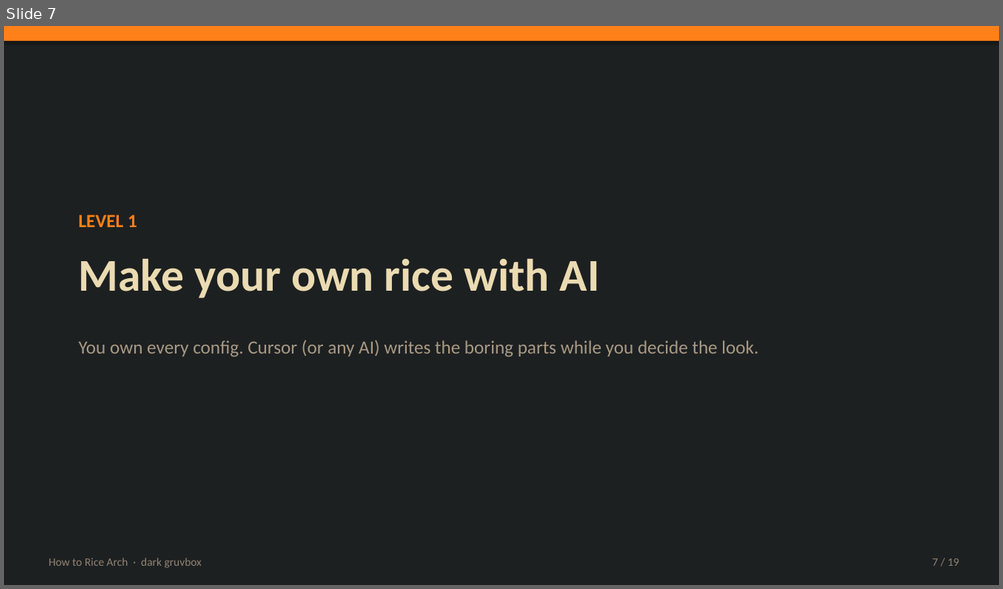
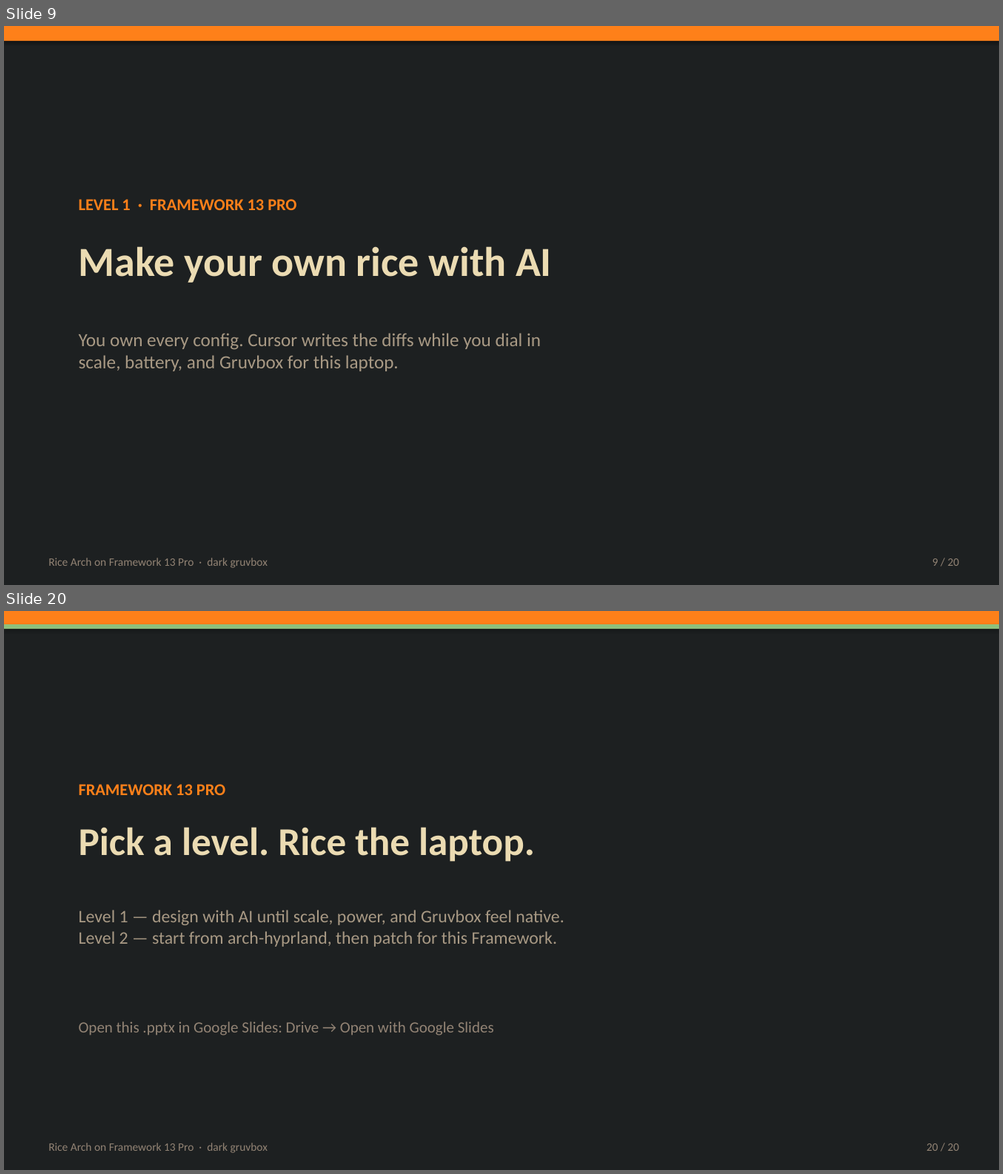
Before and after one commit to WaffleStudioGit/PCPhone, a slide deck: download/How-to-Rice-Arch.pptx. Shown one above the other, each under a label of ours: slide 7 before the commit, slides 9 and 20 after it; the slides between them are not shown. The pictures are 1003x589 and 1003x1174 pixels, drawn with LibreOffice and Linux fonts; fonts in the diff are those of the drawing. Boxes give left, top, right and bottom in pixels: in the first picture for what was removed or moved away, otherwise in the second. Text is boxed around its words. In the diff, an @@ line names an element or a change of style, - is before the commit and + after.

```diff
--- a/download/How-to-Rice-Arch.pptx
+++ b/download/How-to-Rice-Arch.pptx
@@ slide 20 added at [4,611,999,1170], background #1D2021 @@
@@ rectangle added at [4,611,999,624], fill #FE8019 @@
@@ rectangle added at [4,624,999,629], fill #8EC07C @@
@@ text added at [79,784,225,795], 16 pt, text #FE8019, bold @@
+FRAMEWORK 13 PRO
@@ text added at [79,827,535,862], 38 pt, text #EBDBB2, bold @@
+Pick a level. Rice the laptop.
@@ text added at [79,910,563,947], 17 pt, text #A89984 @@
+Level 1 — design with AI until scale, power, and Gruvbox feel native.
+Level 2 — start from arch-hyprland, then patch for this Framework.
@@ text added at [79,1022,494,1036], 15 pt, text #928374 @@
+Open this .pptx in Google Slides: Drive → Open with Google Slides
@@ text added at [48,1143,267,1153], 11 pt, text #928374 @@
+Rice Arch on Framework 13 Pro · dark gruvbox
@@ text added at [926,1144,959,1151], 11 pt, text #928374 @@
+20 / 20
@@ what was slide 7 is now slide 9 @@
@@ slide 9 changed as well @@
@@ text at [79,199,296,210]: text changed; size 18 to 16 pt @@
-LEVEL 1
+LEVEL 1 · FRAMEWORK 13 PRO
@@ text "Make your own rice with ...": place and size @@
-text "Make your own rice with ..." at [79,258,600,298]
+text "Make your own rice with ..." at [79,247,552,283]
@@ text "Make your own rice with ..." at [79,247,552,283]: size 44 to 40 pt @@
@@ text at [79,333,540,372]: text changed @@
-You own every config. Cursor (or any AI) writes the boring parts while you decide the look.
+You own every config. Cursor writes the diffs while you dial in
+scale, battery, and Gruvbox for this laptop.
@@ text at [48,558,267,568]: text changed @@
-How to Rice Arch · dark gruvbox
+Rice Arch on Framework 13 Pro · dark gruvbox
@@ text at [932,559,959,566]: text changed @@
-7 / 19
+9 / 20
```
Also in this commit, not shown: 4 other slides changed, 14 other slides added, 14 slides removed, 5 other files.
